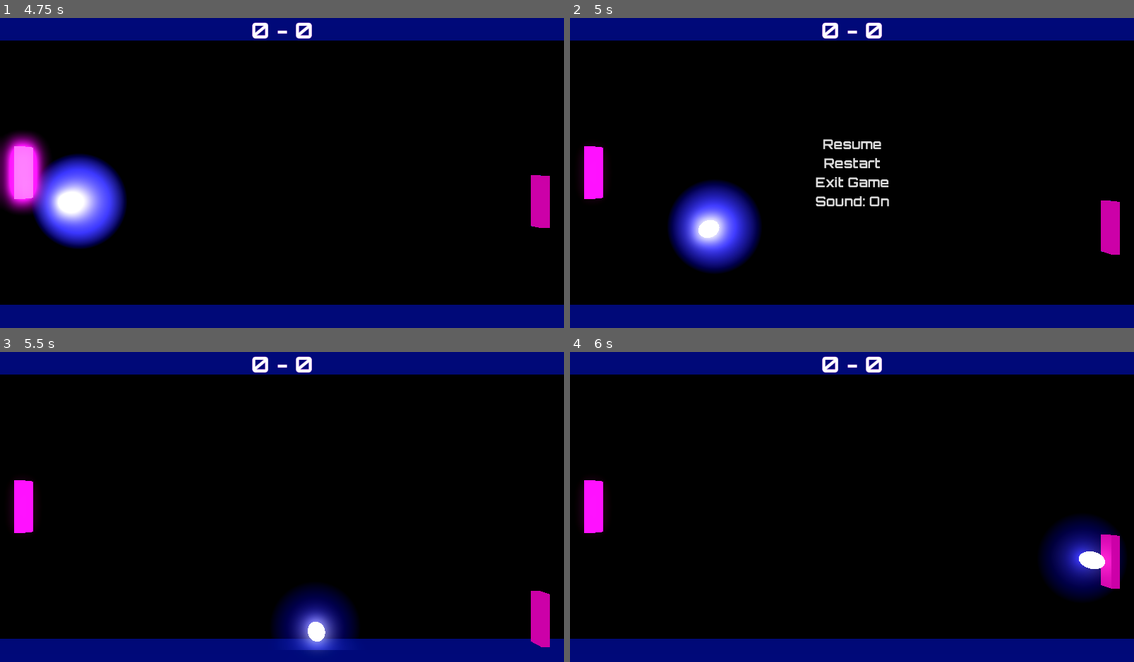
Above: before the commit, frames 1-4 (two rows, left to right).
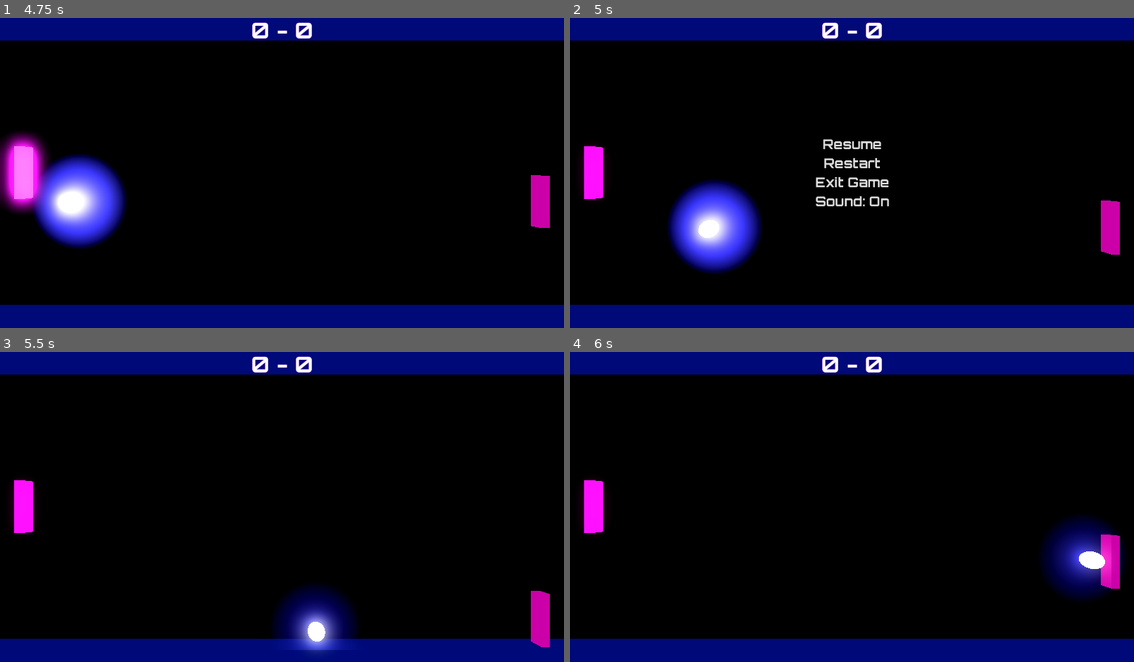
Above: after the commit, the same moments.

Repository: jackthemundane/godot-pong
Game: Godot game, scene res://Main.tscn
The game is run twice, just before and just after one commit, with the same random seed, the same clock (stepped at 60 frames per second) and the same inputs.
Inputs:
- Up to frame 1 (4.75 s): click "Single Player" at 0.5 s
- Up to frame 2 (5 s): tap Escape (pause) at 4.9 s
- Up to frame 3 (5.5 s): click "Resume" at 5 s
- Up to frame 4 (6 s): no input

Frame 1 is identical in both runs. In frame 2, 3.0% of the frame differs, in the area x 17-34%, y 53-82%; in frame 3, less than 0.1%; in frame 4, less than 0.1%.

Commit message:
fix some bugs around pausing the game

Diff:
--- a/Main.tscn
+++ b/Main.tscn
@@ -46,6 +46,7 @@
 transform = Transform3D(1, 0, 0, 0, 1, 0, 0, 0, 1, 17, 1, 0)
 
 [node name="MainUI" parent="." unique_id=397035759 instance=ExtResource("6_3dxm6")]
+process_mode = 3
 
 [node name="Player1Paddle" parent="." unique_id=784644128 instance=ExtResource("3_r0du0")]
 transform = Transform3D(-4.371139e-08, 0, 1, 0, 1, 0, -1, 0, -4.371139e-08, -15, 1, 0)
--- a/UI/main_ui.gd
+++ b/UI/main_ui.gd
@@ -37,10 +37,10 @@
 
 	for i in range(3, 0, -1):
 		countdown_label.text = str(i)
-		await get_tree().create_timer(1.0).timeout
+		await get_tree().create_timer(1.0, false).timeout
 
 	countdown_label.text = "GO!"
-	await get_tree().create_timer(0.5).timeout
+	await get_tree().create_timer(0.5, false).timeout
 	countdown_hud.visible = false
 	countdown_finished.emit()
 
--- a/main.gd
+++ b/main.gd
@@ -10,12 +10,13 @@
 var player2_score: int = 0
 var is_game_over: bool = false
 var is_paused: bool = false
+var game_started: bool = false
 
 func _ready() -> void:
 	ui_manager.update_score(player1_score, player2_score)
 
 func _input(event):
-	if event.is_action_pressed("pause") and not is_game_over:
+	if event.is_action_pressed("pause") and game_started and not is_game_over:
 		toggle_pause()
 
 func _on_player_1_goal_goal_scored() -> void:
@@ -57,13 +58,16 @@
 
 func toggle_pause():
 	is_paused = !is_paused
+	get_tree().paused = is_paused
 	ui_manager.show_pause_menu(is_paused)
 
 func _on_main_ui_start_single_player() -> void:
+	game_started = true
 	player2_paddle.is_ai = true
 	player2_paddle.ball = ball
 	start_new_round()
 
 func _on_main_ui_start_two_player() -> void:
+	game_started = true
 	player2_paddle.is_ai = false
 	start_new_round()
Not shown, changed: Web_Build/Pong.pck
